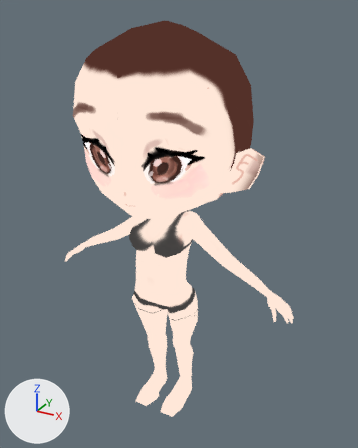
Two versions of the Blender file BASEMESH/basemesh.blend, one commit apart.
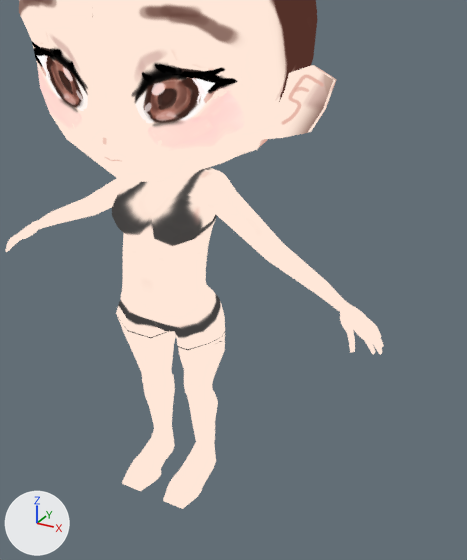
Each version is shown whole from a camera (50 mm lens) standing at (1.05, -1.78, 1.883) and looking at (0.035, 0.065, 0.96), then close up on the part from 17% to 96% of the width and 24% to 100% of the height. Arrows for +X, +Y and +Z are at lower left; the lights stay in place.

The first close-up shows 'Chibi'.
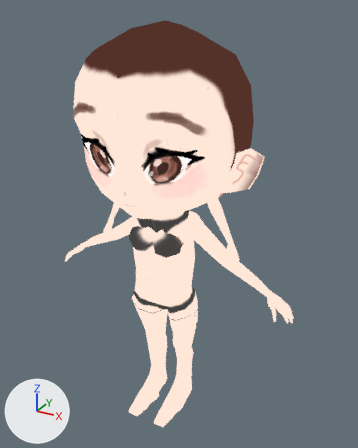
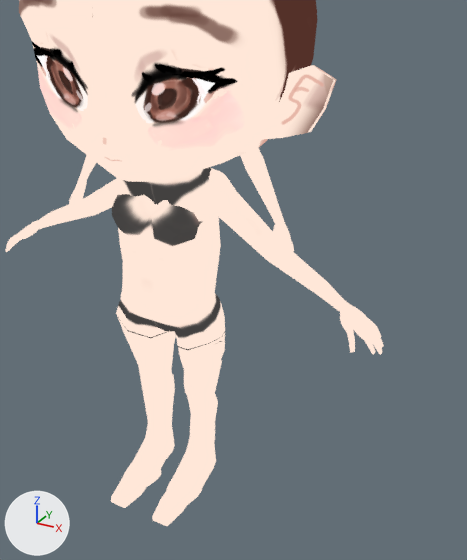
Scene script edits in JSON lines:
```json
{"op": "remove", "block": "ob_normal", "code": "ob_normal.hide_set(True)"}
```

Pixel boxes [x1, y1, x2, y2] of what changed, in the close-ups (467 x 560 px):
```json
{"object": "Normal", "change": "shown", "after": [68, 148, 294, 526]}
```
